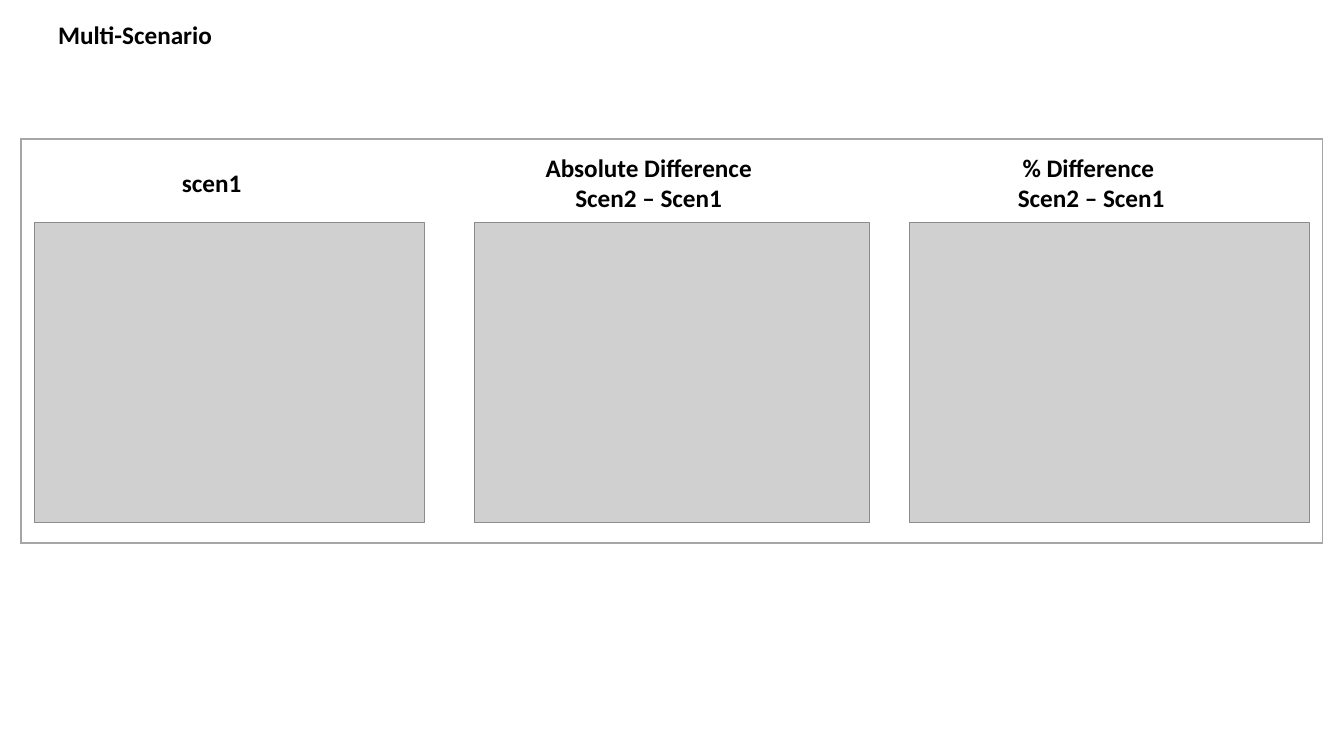
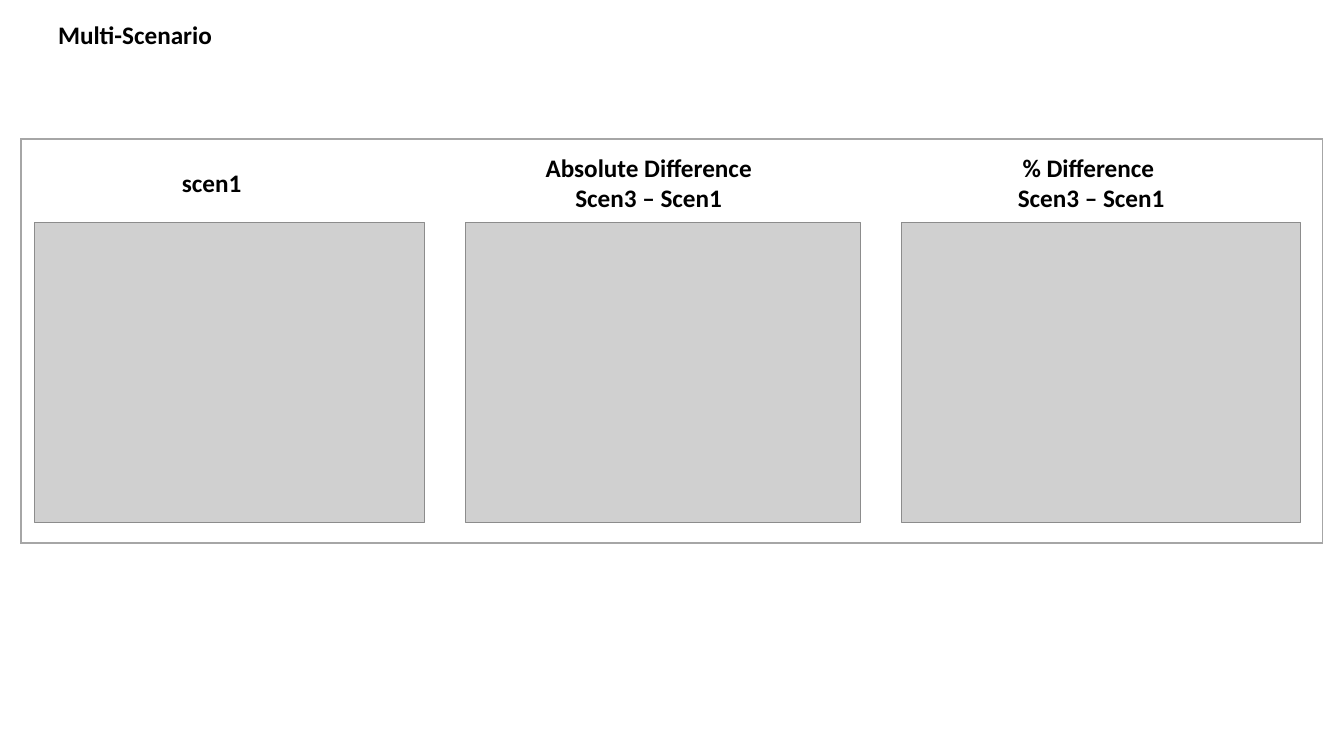
Before and after one commit to JGCRI/metis, a slide deck: slide 29 of vignettes/vignetteFigs/00vignetteFigs.pptx (slide 27 before the commit). Drawn at 1344x756 pixels with LibreOffice and Linux fonts; fonts in the diff are those of the drawing; grey boxes stand for pictures. Boxes give left, top, right and bottom in pixels: in the first picture for what was removed or moved away, otherwise in the second. Text is boxed around its words. In the diff, an @@ line names an element or a change of style, - is before the commit and + after.

```diff
--- a/vignettes/vignetteFigs/00vignetteFigs.pptx
+++ b/vignettes/vignetteFigs/00vignetteFigs.pptx
@@ text at (546, 159, 751, 208): text changed @@
-Absolute Difference Scen2 – Scen1
+Absolute Difference Scen3 – Scen1
@@ text at (1018, 190, 1164, 208): text changed @@
-Scen2 – Scen1
+Scen3 – Scen1
@@ picture: place and size @@
-picture at (474, 222, 870, 522)
+picture at (465, 222, 861, 522)
@@ picture: place and size @@
-picture at (909, 222, 1310, 522)
+picture at (901, 222, 1301, 522)
```
Also in this commit, not shown: 1 other slide changed, 2 slides added, 15 other files.
